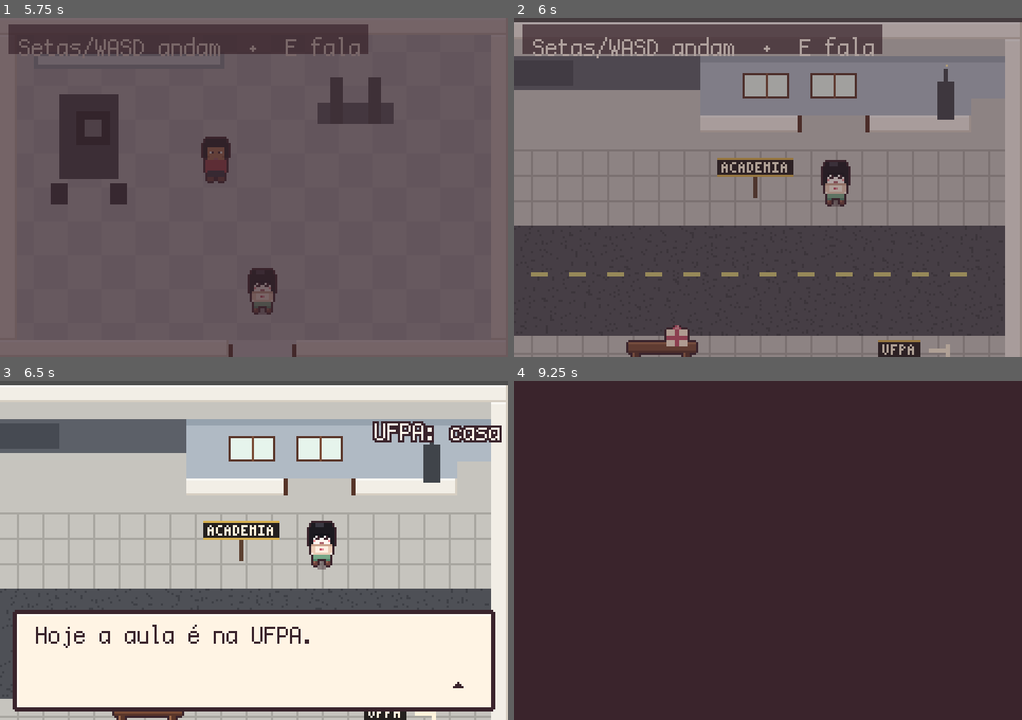
Above: before the commit, frames 1-4 (two rows, left to right).
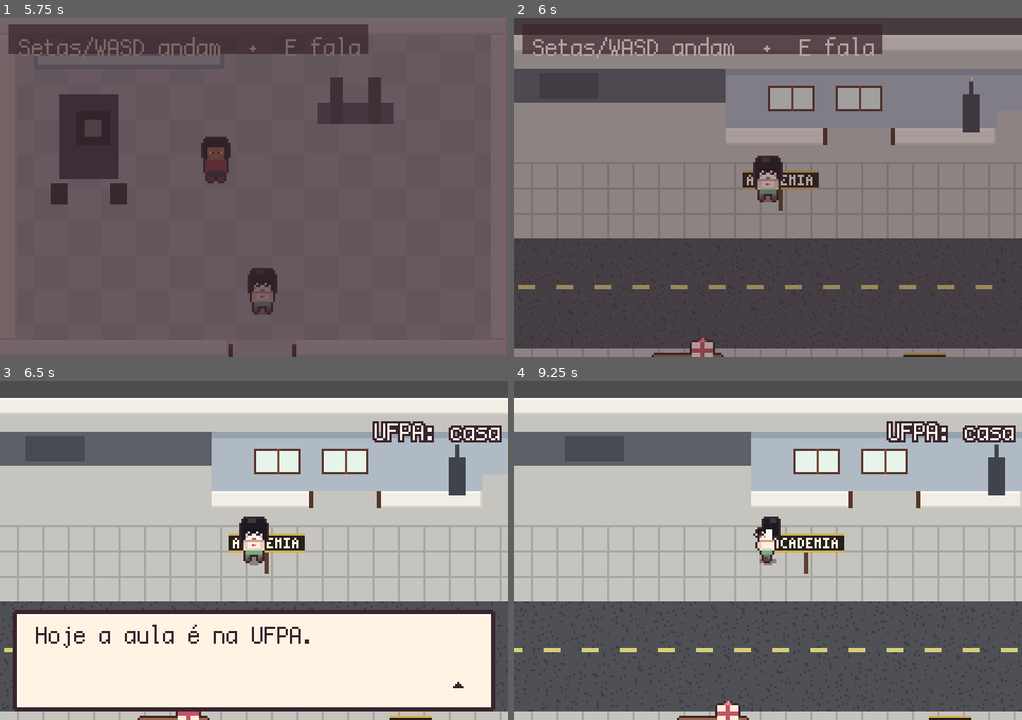
Above: after the commit, the same moments.

Repository: xandevmferreira/xandevmferreira
Game: Godot game, scene res://scenes/academia/academia.tscn
The game is run twice, just before and just after one commit, with the same random seed, the same clock (stepped at 60 frames per second) and the same inputs. This scene is started directly instead of the project's main scene.
Inputs (mouse positions are in pixels of both pictures, inside the frame that each line leads up to):
- Up to frame 1 (5.75 s): tap Enter at 0.5, 1.55, 2.1, 5.3 s; move the mouse to (365, 170) at 0.52 s; hold D (move_right) 0.53-1.28 s; hold E (interact) 0.53-1.28 s; click (365, 170) at 0.67 s; tap Space at 0.77, 1.07, 1.52, 1.82, 3.02, 3.05, 3.32, 3.6, 3.77, 4.07, 4.52, 4.82 s; tap Z at 0.8, 1.35, 4.55, 5.1 s; move the mouse to (152, 204) at 1.27 s; hold S (move_down) 1.28-2.03 s; move the mouse to (304, 112) at 2.02 s; hold D (move_right) 2.03-2.78 s; tap Keypad Enter at 2.3, 2.85 s; move the mouse to (228, 255) at 2.77 s; hold W (move_up) 2.78-3.53 s; click (228, 255) at 2.92 s; move the mouse to (406, 238) at 3.52 s; hold E (interact) 3.53-4.28 s; hold A (move_left) 3.53-5.03 s; move the mouse to (101, 136) at 4.27 s; tap E (interact) at 4.35 s; move the mouse to (279, 187) at 5.02 s; hold S (move_down) from 5.03 s (still down); click (279, 187) at 5.17 s
- Up to frame 2 (6 s): move the mouse to (691, 102) at 5.77 s; release S (move_down) at 5.78 s; hold D (move_right) from 5.78 s (still down); tap Enter at 5.85 s
- Up to frame 3 (6.5 s): keep holding D (move_right); tap Space at 6.02, 6.32 s; tap Keypad Enter at 6.05 s
- Up to frame 4 (9.25 s): move the mouse to (879, 533) at 6.52 s; release D (move_right) at 6.53 s; hold W (move_up) 6.53-7.28 s; tap Keypad Enter at 6.6 s; tap Space at 6.77, 6.8, 7.07, 7.52, 7.82, 9.02 s; move the mouse to (666, 567) at 7.27 s; hold D (move_right) 7.28-8.03 s; tap E (interact) at 7.35 s; click (666, 567) at 7.42 s; move the mouse to (818, 475) at 8.02 s; hold S (move_down) 8.03-8.78 s; tap Z at 8.1 s; move the mouse to (742, 618) at 8.77 s; hold A (move_left) from 8.78 s (still down); tap Enter at 8.85 s

Frame 1 is identical in both runs. In frame 2, 29% of the frame differs, in the area x 0-100%, y 1-100%; in frame 3, 31%; in frame 4, 98%, in the area x 0-100%, y 0-100%.

Commit message:
Junta os ditados e faz o coração brilhar e sumir.
O Pai diz o ditado do amor inteiro numa conversa, a Mãe fala de uma vez, e cada pedaço do coração aparece vermelho sobre o cinza antes de desaparecer.

Co-authored-by: Alexandre Ferreira <xandevmferreira@users.noreply.github.com>

Diff:
--- a/scenes/casa/casa.tscn
+++ b/scenes/casa/casa.tscn
@@ -112,8 +112,8 @@
 collision_mask = 0
 monitoring = false
 script = ExtResource("6_falar")
-dialogue_id = "pai"
-one_by_one = true
+dialogue_id = "pai_amor"
+sayings = PackedStringArray("pai_amor", "pai_filhos", "pai_vida")
 
 [node name="CollisionShape2D" type="CollisionShape2D" parent="Talkers/Sofa"]
 shape = SubResource("RectangleShape2D_sofa")
--- a/scenes/rua/rua.tscn
+++ b/scenes/rua/rua.tscn
@@ -219,7 +219,7 @@
 position = Vector2(62, 86)
 
 [node name="from_academia" type="Marker2D" parent="Spawns"]
-position = Vector2(312, 86)
+position = Vector2(268, 78)
 
 [node name="from_ufpa" type="Marker2D" parent="Spawns"]
 position = Vector2(340, 86)
--- a/scripts/game.gd
+++ b/scripts/game.gd
@@ -292,9 +292,15 @@
 	if driving or dialogue_open or transitioning:
 		return
 	_car = car
+	if henrique_joined:
+		_after_close = "enter_car"
+		start_dialogue(Story.lines_for("creta_ufpa"))
+		return
+	if mission_ufpa or exercised:
+		_start_drive()
+		return
 	_after_close = "enter_car"
-	var fala := "creta_ufpa" if henrique_joined else "creta"
-	start_dialogue(Story.lines_for(fala))
+	start_dialogue(Story.lines_for("creta"))
 
 func end_drive() -> void:
 	if not driving or _car == null:
@@ -335,7 +341,7 @@
 	var fresh := not has_heart(piece_id)
 	if fresh:
 		collect_heart(piece_id)
-	if line_id != "":
+	if fresh and line_id != "":
 		start_dialogue(Story.lines_for(line_id))
 	if fresh:
 		_celebrate_heart()
@@ -347,24 +353,32 @@
 	var old := player.get_node_or_null("CoracaoGanho")
 	if old:
 		old.queue_free()
+	var step := clampi(heart_pieces, 1, 4)
 	var heart := Sprite2D.new()
 	heart.name = "CoracaoGanho"
-	heart.texture = load("res://assets/sprites/heart_full.png")
+	heart.texture = load("res://assets/sprites/heart_q%d.png" % step)
 	heart.texture_filter = CanvasItem.TEXTURE_FILTER_NEAREST
 	heart.centered = true
 	heart.z_index = 8
-	heart.position = Vector2(0, -44)
-	heart.scale = Vector2(1.6, 1.6)
+	heart.position = Vector2(0, -42)
+	heart.scale = Vector2(1.15, 1.15)
+	heart.modulate = Color(1.7, 1.7, 1.7, 1.0)
 	player.add_child(heart)
 	var feet := player.position.y
-	var tween := create_tween()
-	tween.tween_property(player, "position:y", feet - 8.0, 0.12).set_trans(Tween.TRANS_SINE).set_ease(Tween.EASE_OUT)
-	tween.parallel().tween_property(heart, "scale", Vector2(2.2, 2.2), 0.18).set_trans(Tween.TRANS_SINE).set_ease(Tween.EASE_OUT)
-	tween.parallel().tween_property(heart, "position:y", -32.0, 0.18).set_trans(Tween.TRANS_SINE).set_ease(Tween.EASE_OUT)
-	tween.tween_property(player, "position:y", feet, 0.16).set_trans(Tween.TRANS_SINE).set_ease(Tween.EASE_IN)
-	tween.parallel().tween_property(heart, "scale", Vector2(1.45, 1.45), 0.16).set_trans(Tween.TRANS_SINE)
-	tween.tween_property(heart, "scale", Vector2(1.8, 1.8), 0.1).set_trans(Tween.TRANS_SINE)
-	tween.tween_property(heart, "scale", Vector2(1.45, 1.45), 0.12).set_trans(Tween.TRANS_SINE)
+	var hop := player.create_tween()
+	hop.tween_property(player, "position:y", feet - 8.0, 0.12).set_trans(Tween.TRANS_SINE).set_ease(Tween.EASE_OUT)
+	hop.tween_property(player, "position:y", feet, 0.16).set_trans(Tween.TRANS_SINE).set_ease(Tween.EASE_IN)
+	var tween := heart.create_tween()
+	tween.tween_property(heart, "scale", Vector2(2.15, 2.15), 0.16).set_trans(Tween.TRANS_SINE).set_ease(Tween.EASE_OUT)
+	tween.parallel().tween_property(heart, "position:y", -34.0, 0.16).set_trans(Tween.TRANS_SINE).set_ease(Tween.EASE_OUT)
+	tween.tween_property(heart, "modulate", Color(1, 1, 1, 1), 0.12).set_trans(Tween.TRANS_SINE)
+	tween.parallel().tween_property(heart, "scale", Vector2(1.7, 1.7), 0.12).set_trans(Tween.TRANS_SINE)
+	tween.tween_property(heart, "scale", Vector2(2.05, 2.05), 0.1).set_trans(Tween.TRANS_SINE).set_ease(Tween.EASE_OUT)
+	tween.tween_property(heart, "scale", Vector2(1.75, 1.75), 0.12).set_trans(Tween.TRANS_SINE)
+	tween.tween_interval(0.28)
+	tween.tween_property(heart, "modulate:a", 0.0, 0.32).set_trans(Tween.TRANS_SINE).set_ease(Tween.EASE_IN)
+	tween.parallel().tween_property(heart, "position:y", -48.0, 0.32).set_trans(Tween.TRANS_SINE).set_ease(Tween.EASE_IN)
+	tween.tween_callback(heart.queue_free)
 
 func transform_outfit() -> void:
 	if dressed:
--- a/scripts/interactable.gd
+++ b/scripts/interactable.gd
@@ -6,6 +6,7 @@
 
 @export var dialogue_id := ""
 @export var one_by_one := false
+@export var sayings: PackedStringArray = PackedStringArray()
 
 var _step := 0
 
@@ -16,6 +17,11 @@
 	monitorable = true
 
 func interact() -> void:
+	if not sayings.is_empty():
+		var saying := sayings[_step % sayings.size()]
+		_step += 1
+		Game.start_dialogue(Story.lines_for(saying))
+		return
 	var lines := Story.lines_for(dialogue_id)
 	if lines.is_empty():
 		return
--- a/scripts/story.gd
+++ b/scripts/story.gd
@@ -33,16 +33,17 @@
 	"alex_alongou": [
 		"Alex: amor, eu já alonguei.",
 	],
-	"pai": [
-		"Pai: O amor às vezes voa.",
-		"Pai: Às vezes anda. Ninguém lhe escapa.",
-		"Pai: Os filhos são como flechas.",
-		"Pai: Lançamos sem saber o destino.",
+	"pai_amor": [
+		"Pai: O amor às vezes voa e às vezes anda. Ninguém lhe escapa.",
+	],
+	"pai_filhos": [
+		"Pai: Os filhos são como flechas. Lançamos sem saber o destino.",
+	],
+	"pai_vida": [
 		"Pai: A vida passa. O amor fica.",
 	],
 	"mae": [
-		"Mãe: Bom dia filhota!",
-		"Mãe: Deus te abençoe.",
+		"Mãe: Bom dia filhota! Deus te abençoe.",
 	],
 	"cachorra": [
 		"Pretinha: Me leva pra passear humana!",
@@ -68,7 +69,6 @@
 	],
 	"missao_ufpa": [
 		"Hoje a aula é na UFPA.",
-		"Passa em casa e se arruma.",
 	],
 	"creta_ufpa": [
 		"A UFPA é seguindo a placa.",
--- a/tools/smoke_test.gd
+++ b/tools/smoke_test.gd
@@ -61,22 +61,14 @@
 
 	casa.get_node("Talkers/Mae").interact()
 	await process_frame
-	_press_interact()
-	for _frame in 2:
-		await process_frame
+	if not await _seen("filhota"):
+		_fail("a Mãe não falou")
+	elif not _dialogue_line().contains("abençoe"):
+		_fail("a Mãe dividiu a fala")
 	await _shot(casa, "/tmp/art-preview/godot_dialogo.png")
-	if not _game.dialogue_open:
-		_fail("o diálogo não abriu")
-	else:
-		var presses := 0
-		while _game.dialogue_open and presses < 8:
-			_press_interact()
-			await process_frame
-			presses += 1
-		if _game.dialogue_open:
-			_fail("o diálogo não fechou depois de %s toques" % presses)
-		elif presses < 3:
-			_fail("o diálogo fechou cedo demais (%s toques)" % presses)
+	await _close_talk()
+	if _game.dialogue_open:
+		_fail("a fala da Mãe não fechou")
 
 	_check_lines()
 
@@ -84,12 +76,16 @@
 	await process_frame
 	if not await _seen("voa"):
 		_fail("o Pai não recitou")
+	elif not _dialogue_line().contains("anda"):
+		_fail("o Pai não disse o ditado do amor por inteiro")
 	elif _dialogue_line().contains("flechas"):
 		_fail("o Pai recitou tudo de uma vez")
 	await _close_talk()
 	casa.get_node("Talkers/Sofa").interact()
 	await process_frame
-	if not await _seen("anda"):
+	if not await _seen("flechas"):
+		_fail("o Pai não disse o outro ditado")
+	elif _dialogue_line().contains("voa"):
 		_fail("o Pai repetiu o primeiro ditado")
 	await _close_talk()
 
@@ -277,10 +273,16 @@
 	if not _game.exercised:
 		_fail("o exercício não terminou")
 		return
-	if trainee.get_node_or_null("CoracaoGanho") == null or _game.heart_pieces != 1:
-		_fail("o coração não ficou na cabeça: %s" % _game.heart_pieces)
+	if _game.heart_pieces != 1 or trainee.get_node_or_null("CoracaoGanho") == null:
+		_fail("o coração não apareceu: %s" % _game.heart_pieces)
 		return
 	await _shot(current_scene, "/tmp/art-preview/godot_coracao.png")
+	var sumiu := Time.get_ticks_msec()
+	while trainee.get_node_or_null("CoracaoGanho") != null and Time.get_ticks_msec() - sumiu < 2500:
+		await process_frame
+	if trainee.get_node_or_null("CoracaoGanho") != null:
+		_fail("o coração ficou fixo na cabeça")
+		return
 	trainee.global_position = Vector2(124, 130)
 	trainee.facing = Vector2.DOWN
 	await physics_frame
@@ -376,8 +378,14 @@
 	if not String(porta.target_scene).contains("consultorio"):
 		_fail("a saída da UFPA não vai ao consultório")
 		return
-	if _game.heart_pieces != 2 or student.get_node_or_null("CoracaoGanho") == null:
+	if _game.heart_pieces != 2:
 		_fail("os professores não deixaram o coração: %s" % _game.heart_pieces)
+		return
+	var sumiu_ufpa := Time.get_ticks_msec()
+	while student.get_node_or_null("CoracaoGanho") != null and Time.get_ticks_msec() - sumiu_ufpa < 2500:
+		await process_frame
+	if student.get_node_or_null("CoracaoGanho") != null:
+		_fail("o coração ficou fixo na UFPA")
 		return
 	_game.request_scene("res://scenes/consultorio/consultorio.tscn", "default")
 	if not await _await_scene("Consultorio"):
Binary file added: assets/sprites/heart_q1.png
Not shown, added: assets/sprites/heart_q1.png.import
Binary file added: assets/sprites/heart_q2.png
Not shown, added: assets/sprites/heart_q2.png.import
Binary file added: assets/sprites/heart_q3.png
Not shown, added: assets/sprites/heart_q3.png.import
Binary file added: assets/sprites/heart_q4.png
Not shown, added: assets/sprites/heart_q4.png.import
Not shown, changed: docs/casa.md
Not shown, changed: jogar/Jogar.html
Not shown, changed: jogar/Jogar.pck
Not shown, changed: jogar/index.html
(and 1 more such lines)
